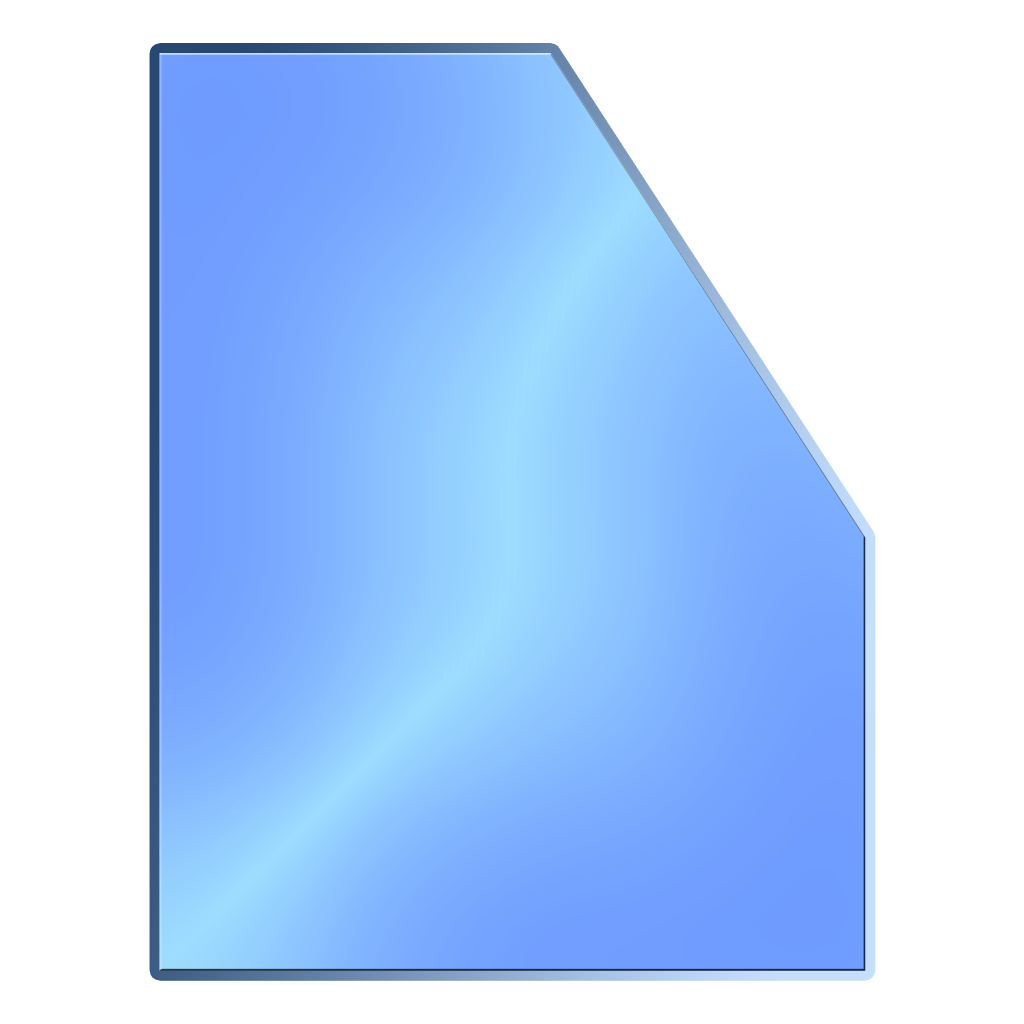
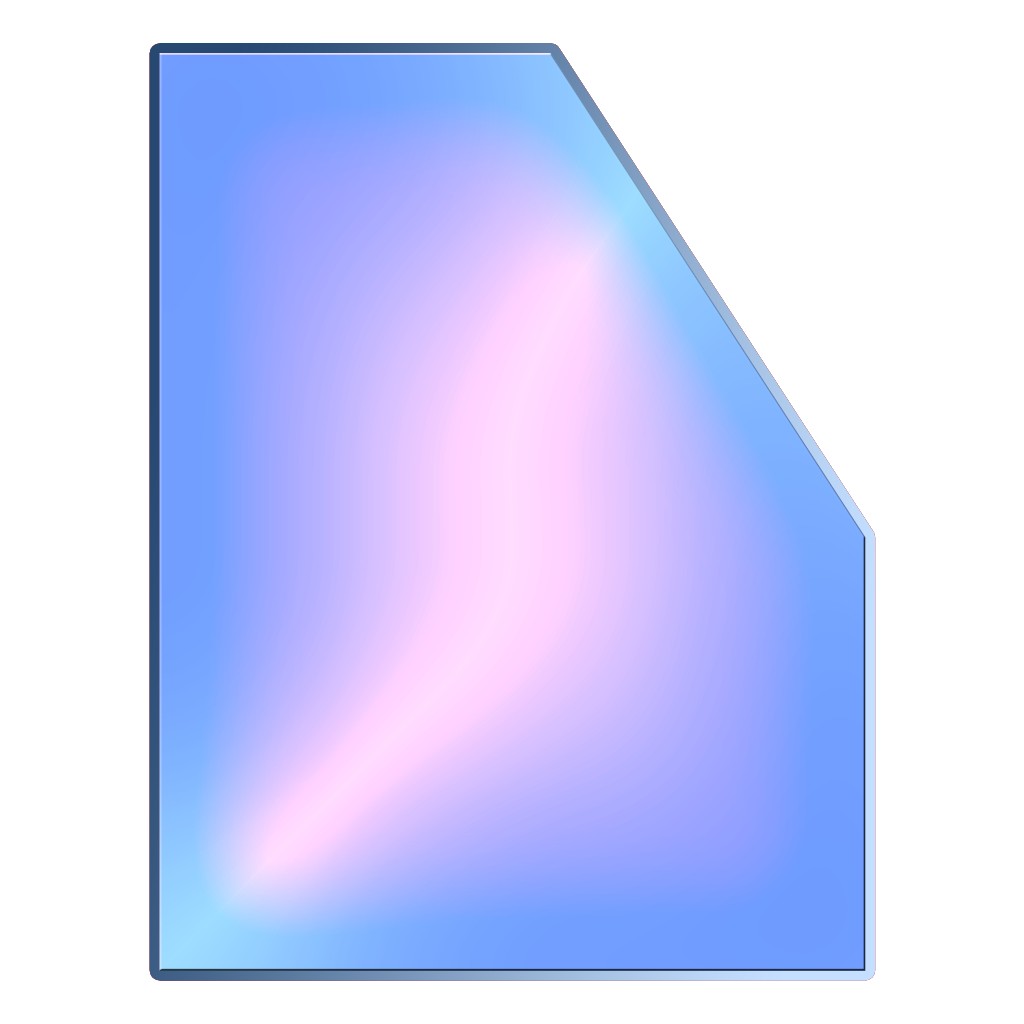
Before/after of a w=1024, h=1024 layered artwork. What changed in the layer stack:
removed layer "Shape 5 copy 4" (was overlay) over [left=159, top=53, right=866, bottom=971]
removed layer "Shape 5" over [left=159, top=53, right=866, bottom=971]
added layer "Layer 1 copy 2" (overlay) above "Layer 1 copy" over [left=159, top=53, right=866, bottom=971]
added layer "Layer 1 copy" (luminosity) above "Layer 1" over [left=159, top=53, right=866, bottom=971]
added layer "Layer 1" above "Layer 0" over [left=159, top=53, right=866, bottom=971]
